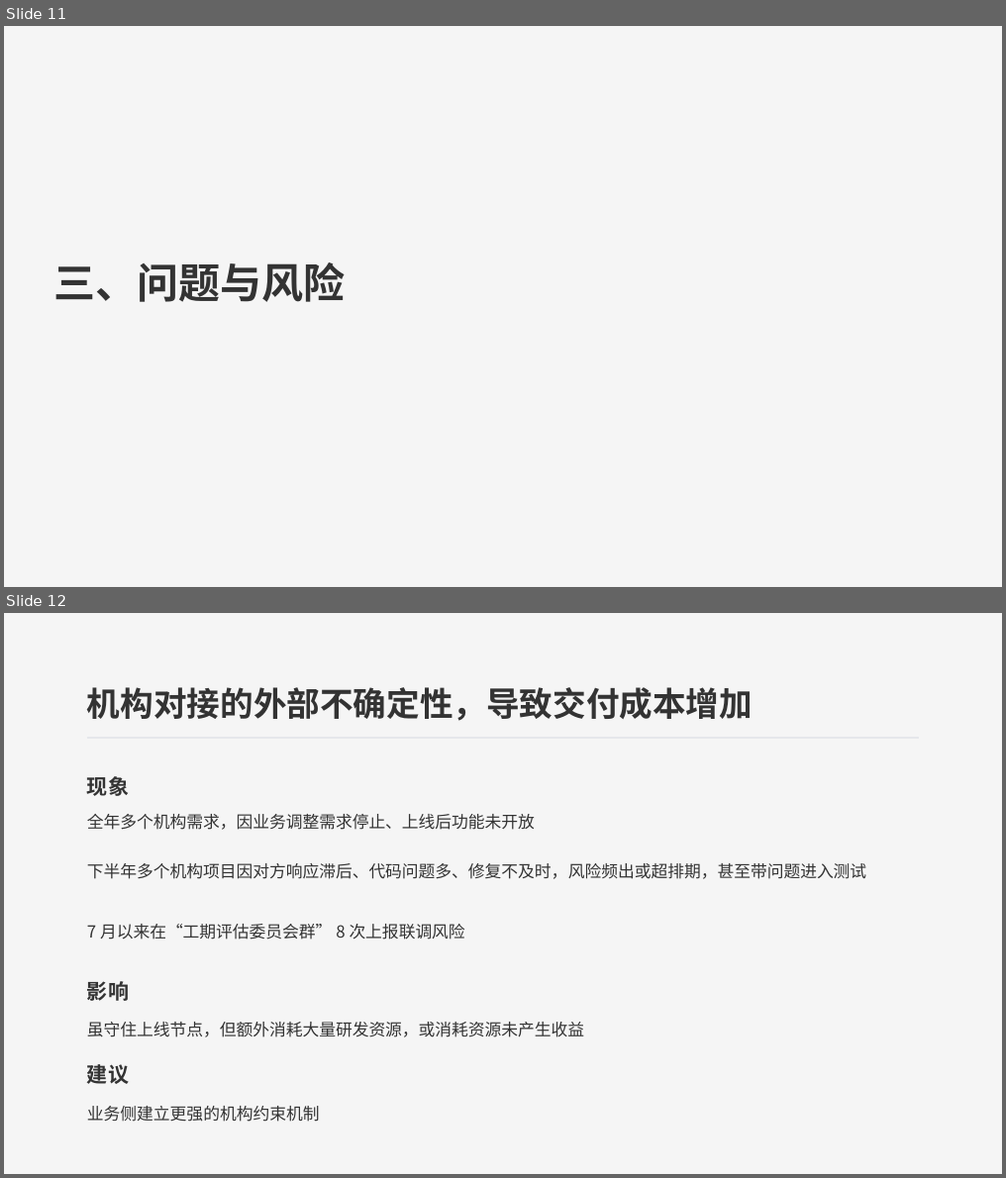
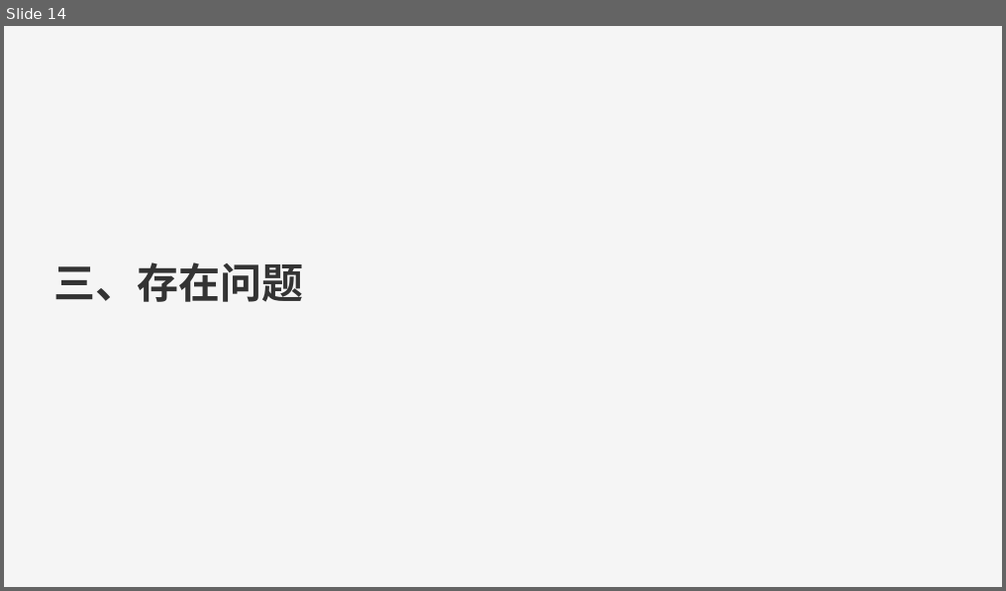
Before and after one commit to 543229143/ai_study, a slide deck: 26/2026年中汇报-研发部-账务组-赵鑫.pptx. Shown one above the other, each under a label of ours: slides 11 and 12 before the commit, slide 14 after it. The pictures are 1006x1178 and 1006x591 pixels, drawn with LibreOffice and Linux fonts; fonts in the diff are those of the drawing. Boxes give left, top, right and bottom in pixels: in the first picture for what was removed or moved away, otherwise in the second. Text is boxed around its words. In the diff, an @@ line names an element or a change of style, - is before the commit and + after.

```diff
--- a/26/2026年中汇报-研发部-账务组-赵鑫.pptx
+++ b/26/2026年中汇报-研发部-账务组-赵鑫.pptx
@@ slide 12 removed at bbox=[4, 613, 1002, 1174], background #F5F5F5 @@
@@ text removed at bbox=[87, 687, 752, 721] @@
-机构对接的外部不确定性，导致交付成本增加
@@ line removed from (87, 738) to (919, 738) @@
@@ text removed at bbox=[87, 776, 129, 796] @@
-现象
@@ text removed at bbox=[87, 814, 535, 830] @@
-全年多个机构需求，因业务调整需求停止、上线后功能未开放
@@ text removed at bbox=[87, 863, 866, 879] @@
-下半年多个机构项目因对方响应滞后、代码问题多、修复不及时，风险频出或超排期，甚至带问题进入测试
@@ text removed at bbox=[87, 924, 465, 940] @@
-7 月以来在“工期评估委员会群” 8 次上报联调风险
@@ text removed at bbox=[87, 981, 129, 1001] @@
-影响
@@ text removed at bbox=[87, 1022, 584, 1038] @@
-虽守住上线节点，但额外消耗大量研发资源，或消耗资源未产生收益
@@ text removed at bbox=[87, 1064, 129, 1084] @@
-建议
@@ text removed at bbox=[87, 1106, 320, 1122] @@
-业务侧建立更强的机构约束机制
@@ what was slide 11 is now slide 14 @@
@@ slide 14 changed as well @@
@@ text at bbox=[54, 263, 303, 302]: text changed @@
-三、问题与风险
+三、存在问题
```
Also in this commit, not shown: 6 other slides changed, 13 slides added, 10 other slides removed, 5 other files.
